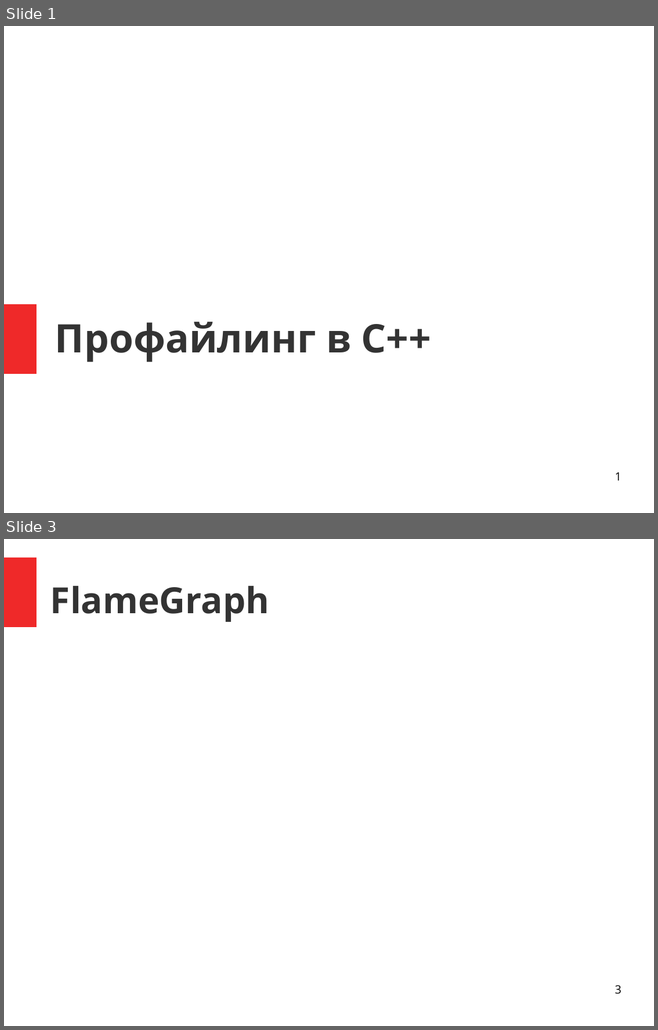
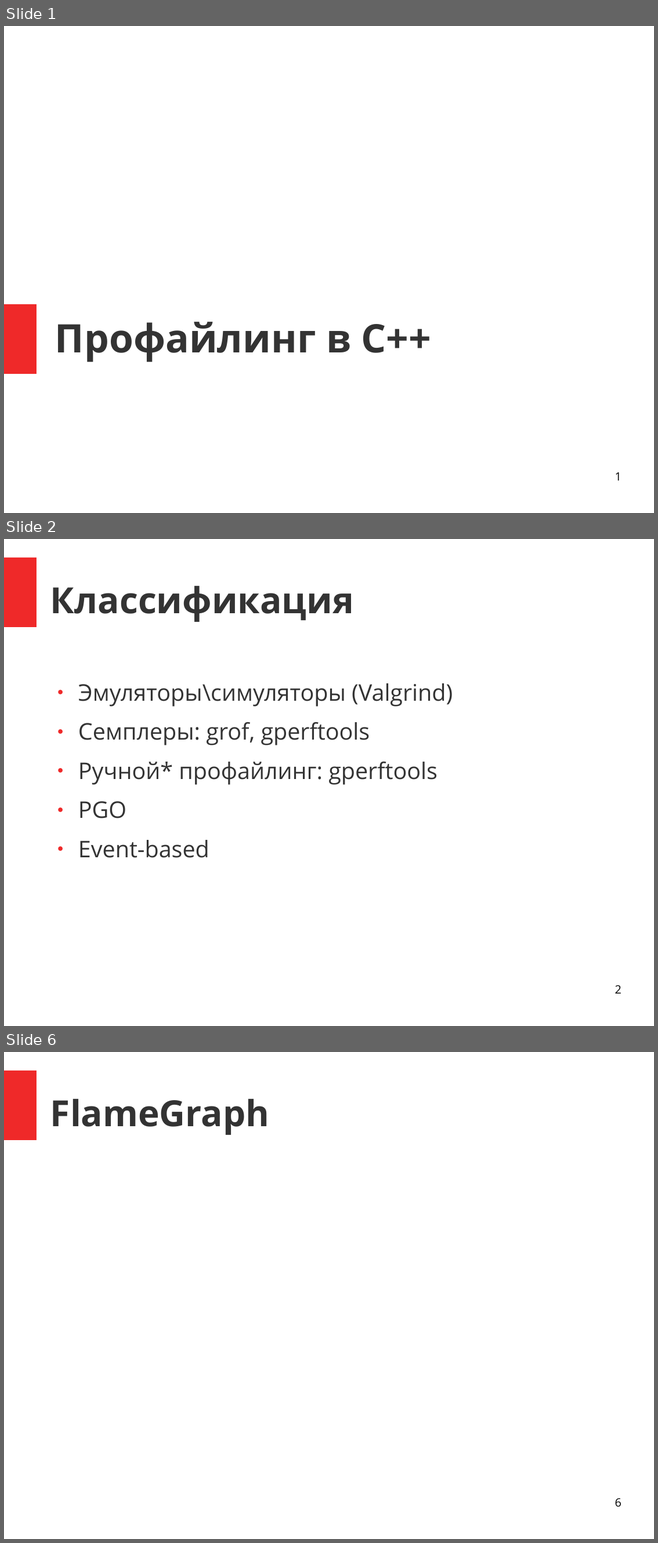
Before and after one commit to zamazan4ik/ConfsANDProps, a slide deck: Conferences/Corehard_2018_spring/cpp_profilers.odp. Shown one above the other, each under a label of ours: slides 1 and 3 before the commit, slides 1, 2 and 6 after it; the slides between them are not shown. The pictures are 658x1030 and 658x1543 pixels, drawn with LibreOffice and Linux fonts; fonts in the diff are those of the drawing. Boxes give left, top, right and bottom in pixels: in the first picture for what was removed or moved away, otherwise in the second. Text is boxed around its words. In the diff, an @@ line names an element or a change of style, - is before the commit and + after.

```diff
--- a/Conferences/Corehard_2018_spring/cpp_profilers.odp
+++ b/Conferences/Corehard_2018_spring/cpp_profilers.odp
@@ slide 2 added at [4, 539, 654, 1026], background #FFFFFF; not listed: 1 template element that a slide beside it also shows @@
@@ title added at [50, 586, 354, 622], 44 pt, text #333333, bold @@
+Классификация
@@ text added at [78, 683, 452, 858], 28 pt, text #333333 @@
+● Эмуляторы\симуляторы (Valgrind)
+● Семплеры: grof, gperftools
+● Ручной* профайлинг: gperftools
+● PGO
+● Event-based
@@ page number added at [615, 985, 621, 994], 14 pt, text #000000 @@
+2
@@ what was slide 3 is now slide 6 @@
@@ page number at [615, 1498, 621, 1507]: text changed @@
-3
+6
```
Also in this commit, not shown: 3 slides changed, 5 other slides added, 1 slide removed, 1 other file.
